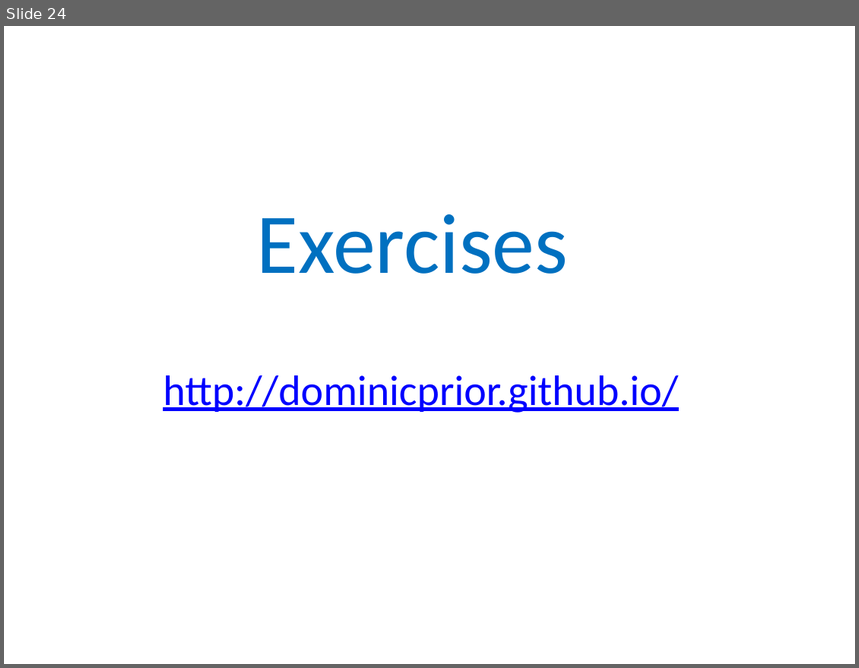
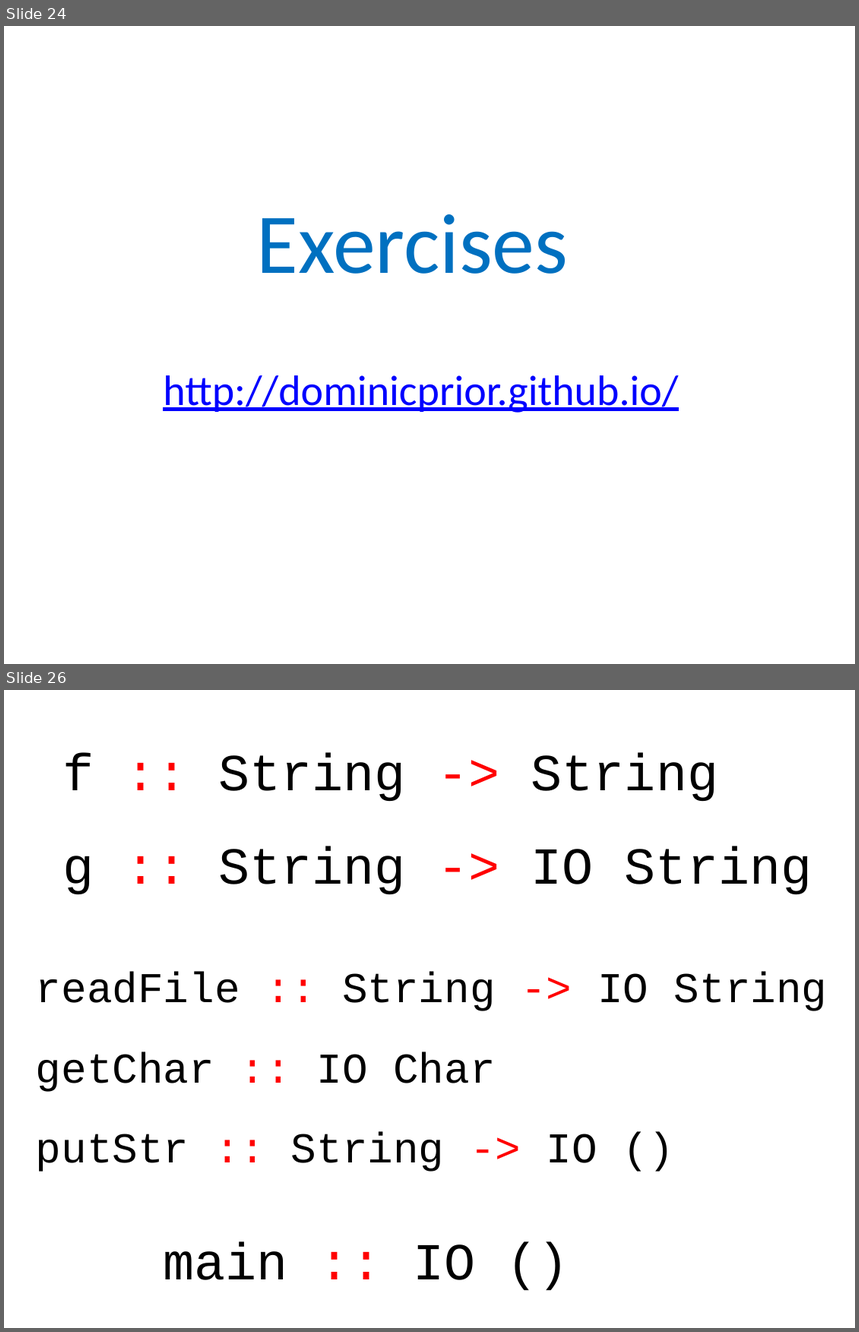
Before and after one commit to dominicprior/beginning-haskell-course, a slide deck: beginning-haskell.pptx. Shown one above the other, each under a label of ours: slide 24 before the commit, slides 24 and 26 after it; the slides between them are not shown. The pictures are 859x668 and 859x1332 pixels, drawn with LibreOffice and Linux fonts; fonts in the diff are those of the drawing. Boxes give left, top, right and bottom in pixels: in the first picture for what was removed or moved away, otherwise in the second. Text is boxed around its words. In the diff, an @@ line names an element or a change of style, - is before the commit and + after.

```diff
--- a/beginning-haskell.pptx
+++ b/beginning-haskell.pptx
@@ slide 26 added at (4, 690, 855, 1328), background #FFFFFF @@
@@ text added at (63, 752, 718, 801), 44 pt, text #000000 @@
+f :: String -> String
@@ text added at (63, 847, 812, 894), 44 pt, text #000000 @@
+g :: String -> IO String
@@ text added at (36, 972, 828, 1011), 36 pt, text #000000 @@
+readFile :: String -> IO String
@@ text added at (36, 1052, 495, 1092), 36 pt, text #000000 @@
+getChar :: IO Char
@@ text added at (36, 1132, 598, 1172), 36 pt, text #000000 @@
+putStr :: String -> IO ()
@@ text added at (163, 1242, 475, 1281), 44 pt, text #000000 @@
+main :: IO ()
```
Also in this commit, not shown: 3 other slides added.
